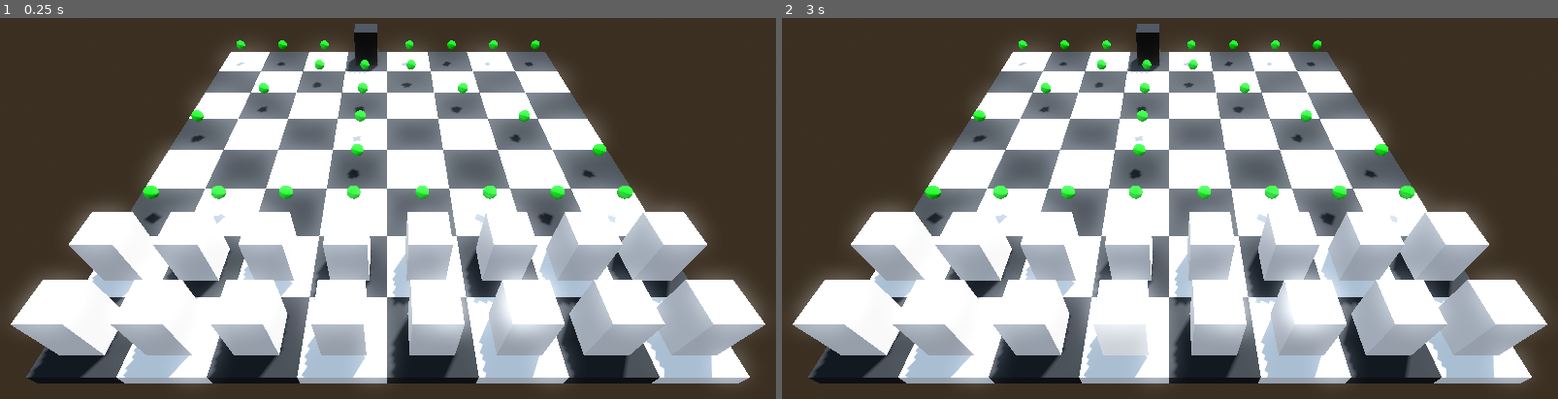
Above: before the commit, frames 1-2 (left to right).
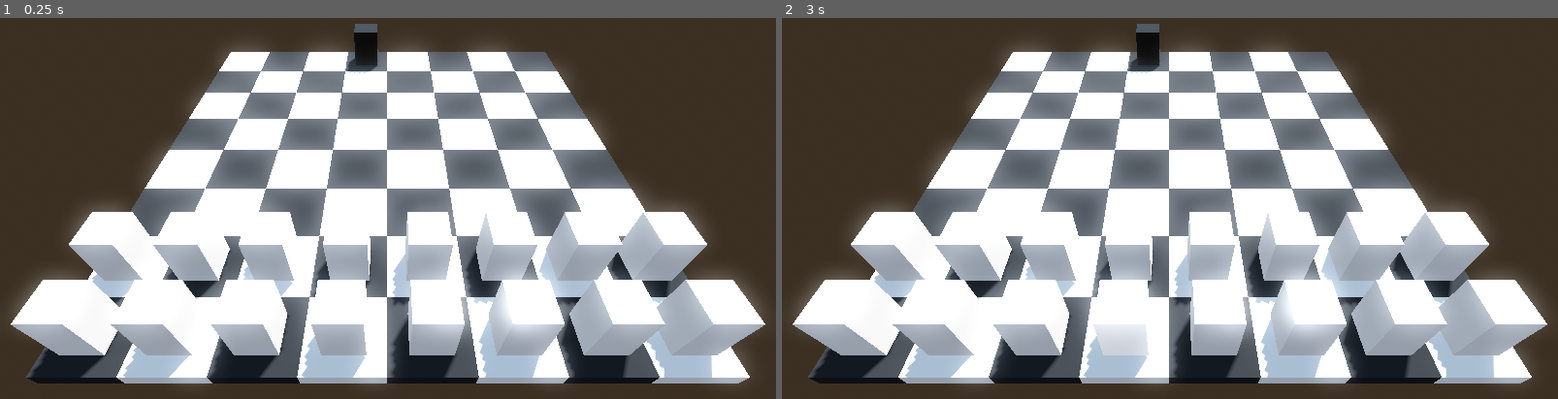
Above: after the commit, the same moments.

Repository: electricmasquerade/duelchess
Game: Godot game, scene res://Board/board.tscn
Two runs of this game, one before a commit and one after it. Both use one fixed random seed, a clock stepped at 60 frames per second and the inputs below.
Inputs (mouse positions are in pixels of both pictures, inside the frame that each line leads up to):
- Up to frame 1 (0.25 s): no input
- Up to frame 2 (3 s): tap Enter at 0.5, 2 s; move the mouse to (1340, 185) at 0.52 s; click (1340, 185) at 0.6 s; tap Space at 1.25, 2.75 s; move the mouse to (1014, 231) at 1.27 s; click (1014, 231) at 1.35 s; move the mouse to (1247, 113) at 2.02 s; click (1247, 113) at 2.1 s; move the mouse to (1131, 296) at 2.77 s; click (1131, 296) at 2.85 s

The runs differ from the first frame. In frame 1, 1.2% of the frame differs, in the area x 18-82%, y 5-55%; in frame 2, 1.2%.

Commit message:
added mouseover valid move highlighting per piece

Diff:
--- a/Autoloads/chess_manager.gd
+++ b/Autoloads/chess_manager.gd
@@ -1,5 +1,11 @@
 extends Node
 
+enum Turn{
+	WHITE,
+	BLACK
+}
+
+var current_turn := Turn.WHITE
 var pieces_by_position: Dictionary = {}
 # store movement vectors for each piece type
 var movement_vectors
--- a/Board/board.gd
+++ b/Board/board.gd
@@ -2,6 +2,7 @@
 
 @onready var grid: GridMap = $BoardGrid
 var pieces: Array = []
+var markers: Array = []
 # Called when the node enters the scene tree for the first time.
 func _ready() -> void:
 	# find all pieces, add them to array, give them their grid position
@@ -15,23 +16,8 @@
 			# Register piece in chess manager
 			GameManager.chess_manager.register_piece(piece)
 			print("Piece at grid position: ", grid_position)
-	# check legal moves for all pieces
-	for piece in pieces:
-		var moves = GameManager.chess_manager.find_legal_moves(piece)
-		print("Legal moves for piece at ", piece.grid_position, ": ", moves)
-		# place markers on the board for each legal move
-		for move in moves:
-			#create placeholder sphere
-			var marker: MeshInstance3D = MeshInstance3D.new()
-			marker.mesh = SphereMesh.new()
-			marker.scale = Vector3.ONE * 0.2
-			var material: StandardMaterial3D = StandardMaterial3D.new()
-			material.albedo_color = Color(0.0, 1.0, 0.0, 0.263)
-			marker.material_override = material
-			# position marker
-			var world_position: Vector3 = grid.map_to_local(move) + Vector3(0, 0.1, 0)
-			add_child(marker)
-			marker.global_transform.origin = world_position
+			piece.piece_focus.connect(piece_selected)
+
 
 
 
@@ -53,10 +39,39 @@
 
 		var result = space_state.intersect_ray(query)
 		print(result)
-#		# check if piece is selected and highlight it
-#		if result.size() > 0:
-#			var collider = result["collider"]
-#			if collider is ChessPiece:
-#				var piece: ChessPiece = collider
-#				piece.highlighted = true
-#				print("Piece selected at grid position: ", piece.grid_position)
+		# check if piece is selected and highlight it
+		if result.size() > 0:
+			var collider = result["collider"]
+			if collider is ChessPiece:
+				var piece: ChessPiece = collider
+				piece.highlighted = true
+				var moves = GameManager.chess_manager.find_legal_moves(piece)
+				highlight_legal_moves(moves)
+
+func highlight_legal_moves(moves: Array) -> void:
+	# place markers on the board for each legal move
+	for move in moves:
+		#create placeholder sphere
+		var marker: MeshInstance3D = MeshInstance3D.new()
+		marker.mesh = SphereMesh.new()
+		marker.scale = Vector3.ONE * 0.2
+		var material: StandardMaterial3D = StandardMaterial3D.new()
+		material.albedo_color = Color(0.0, 1.0, 0.0, 0.263)
+		marker.material_override = material
+		# position marker
+		var world_position: Vector3 = grid.map_to_local(move) + Vector3(0, 0.1, 0)
+		add_child(marker)
+		marker.global_transform.origin = world_position
+		markers.append(marker)
+
+func piece_selected(piece: ChessPiece, focus: bool) -> void:
+	if focus:
+		piece.highlighted = true
+		var moves = GameManager.chess_manager.find_legal_moves(piece)
+		highlight_legal_moves(moves)
+	else:
+		piece.highlighted = false
+		# remove all markers
+		for marker in markers:
+			marker.queue_free()
+		markers.clear()
--- a/Pieces/piece.gd
+++ b/Pieces/piece.gd
@@ -32,7 +32,7 @@
 
 @onready var highlight: MeshInstance3D = $Highlight
 
-
+signal piece_focus(piece: ChessPiece, focused: bool)
 # Called when the node enters the scene tree for the first time.
 func _ready() -> void:
 	if color == PieceColor.BLACK:
@@ -42,7 +42,6 @@
 		var material = load(white_material_id)
 		$Mesh.material_override = material
 	highlight.visible = false
-	# connect mouse entered and exit to highlight setter
 
 
 
@@ -53,7 +52,10 @@
 
 func _on_mouse_entered() -> void:
 	highlighted = true
+	# emit signal to highlight legal moves in board/chess manager
+	piece_focus.emit(self, true)
 
 
 func _on_mouse_exited() -> void:
 	highlighted = false
+	piece_focus.emit(self, false)
